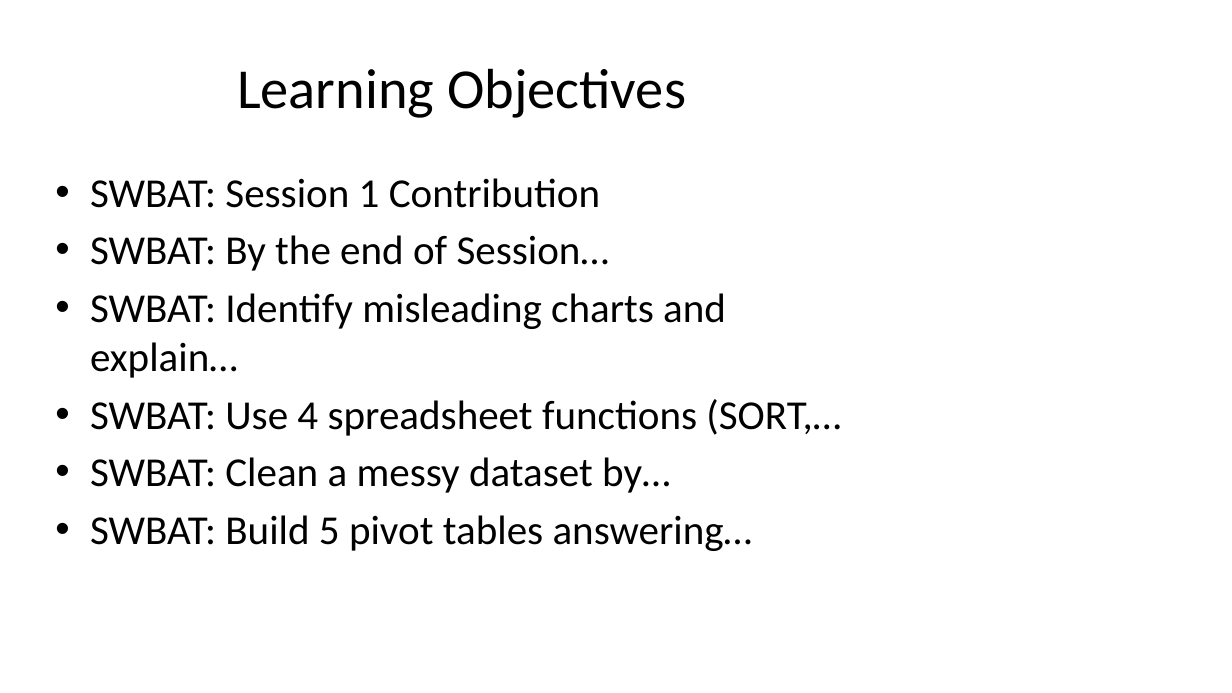
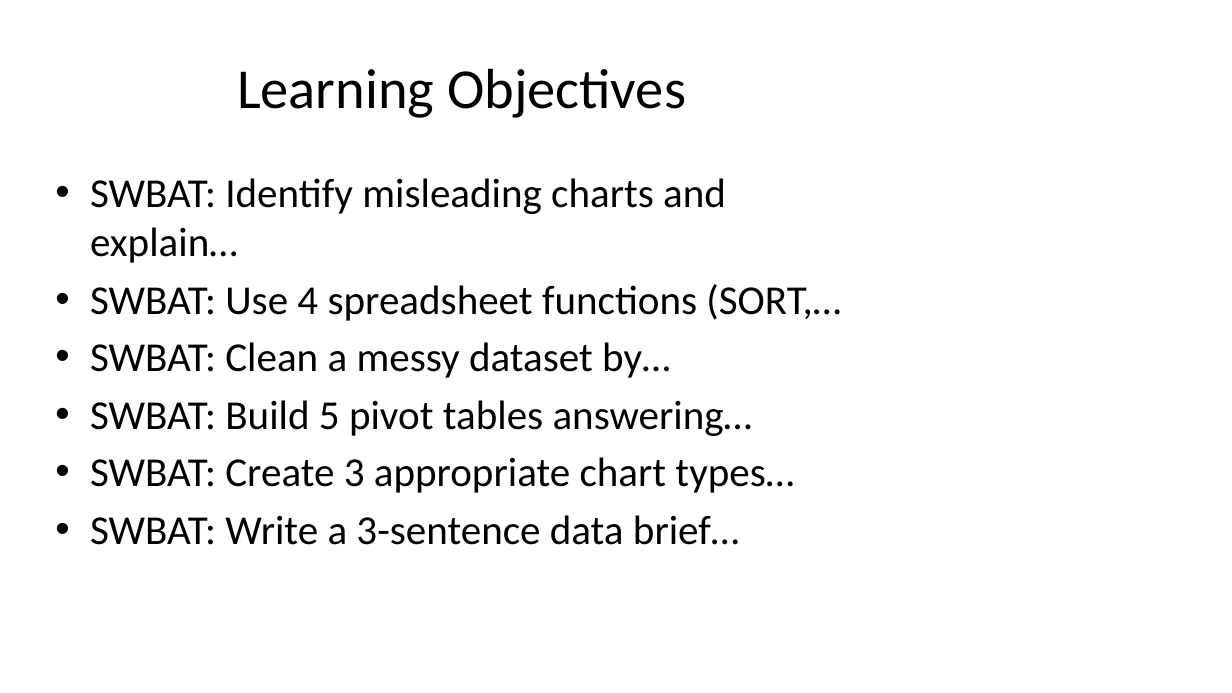
Before and after one commit to nlwtest2020/AyElSeeMoldo, a slide deck: slide 2 of curriculum-planner/output/slides/session_01_slides.pptx. Drawn at 1232x693 pixels with LibreOffice and Linux fonts; fonts in the diff are those of the drawing. Boxes give left, top, right and bottom in pixels: in the first picture for what was removed or moved away, otherwise in the second. Text is boxed around its words. In the diff, an @@ line names an element or a change of style, - is before the commit and + after.

```diff
--- a/curriculum-planner/output/slides/session_01_slides.pptx
+++ b/curriculum-planner/output/slides/session_01_slides.pptx
@@ text at box(90, 178, 609, 271): paragraphs removed @@
-• SWBAT: Session 1 Contribution
-• SWBAT: By the end of Session…
@@ text at box(90, 457, 794, 545): paragraphs added @@
+• SWBAT: Create 3 appropriate chart types…
+• SWBAT: Write a 3-sentence data brief…
```
Also in this commit, not shown: 3 other slides changed, 3 slides added, 4 slides removed, 11 other files.
